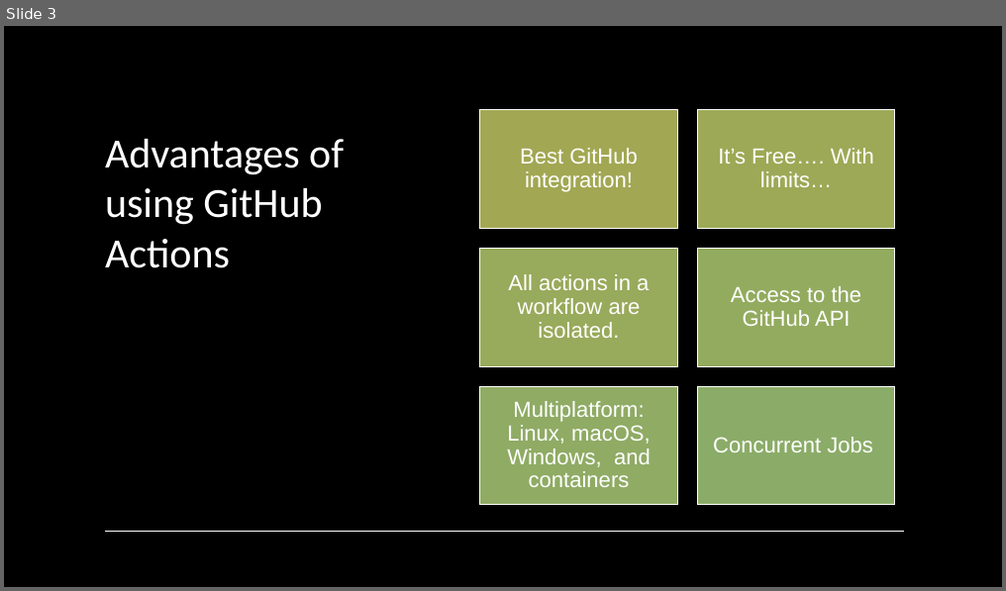
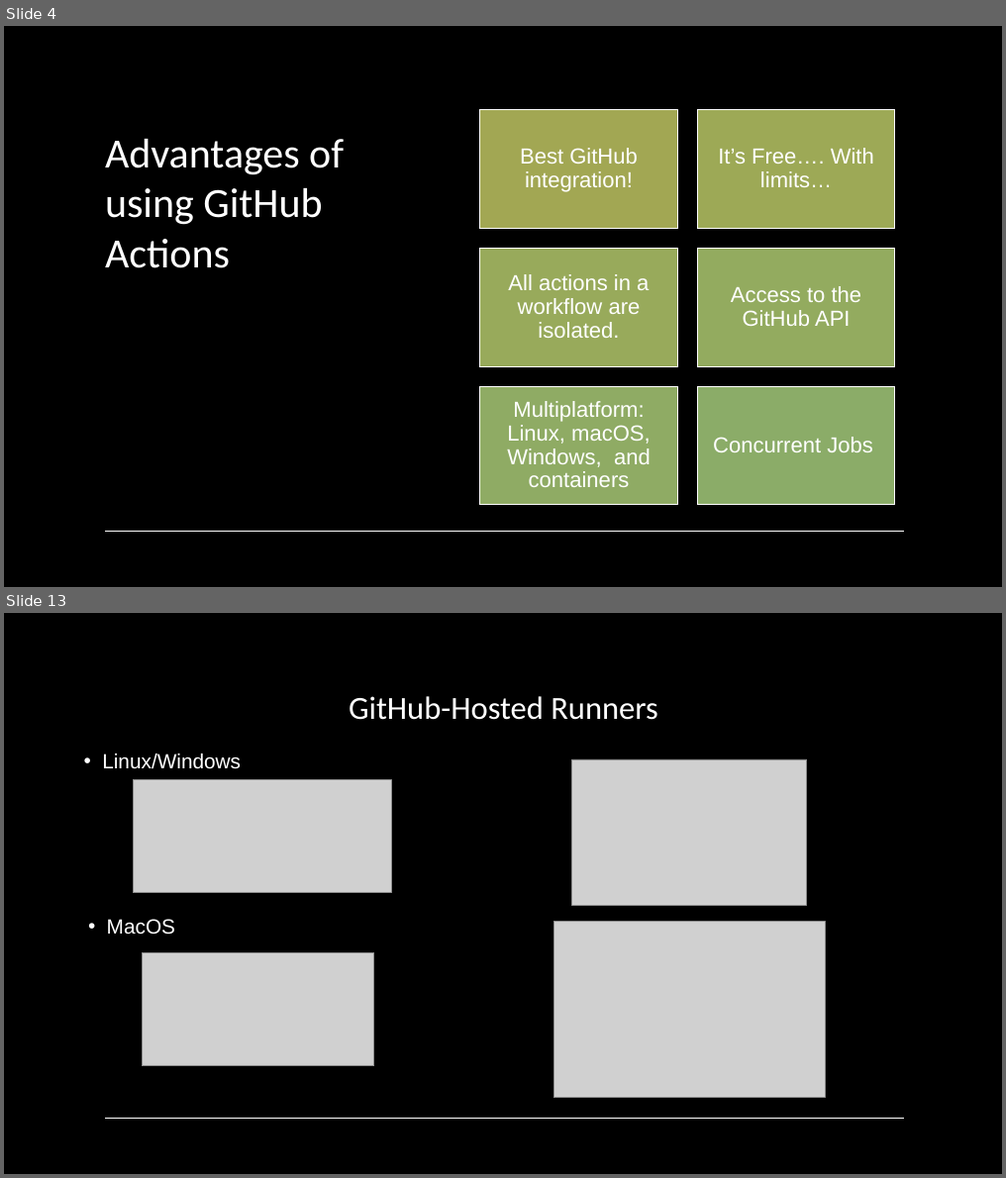
Before and after one commit to pulcher/github-actions-getting-started, a slide deck: getting-started-with-github-actions.pptx. Shown one above the other, each under a label of ours: slide 3 before the commit, slides 4 and 13 after it; the slides between them are not shown. The pictures are 1006x591 and 1006x1178 pixels, drawn with LibreOffice and Linux fonts; fonts in the diff are those of the drawing; grey boxes stand for pictures. Boxes give left, top, right and bottom in pixels: in the first picture for what was removed or moved away, otherwise in the second. Text is boxed around its words. In the diff, an @@ line names an element or a change of style, - is before the commit and + after.

```diff
--- a/getting-started-with-github-actions.pptx
+++ b/getting-started-with-github-actions.pptx
@@ slide 13 added at box(4, 613, 1002, 1174), background #000000; not listed: 2 template elements that a slide beside it also shows @@
@@ rectangle added at box(4, 613, 1002, 1174), fill #000000 @@
@@ title added at box(349, 696, 658, 720), 31 pt, text #FFFFFF @@
+GitHub-Hosted Runners
@@ text added at box(102, 754, 241, 769), 19.8 pt, text #FFFFFF @@
+• Linux/Windows
@@ picture added at box(572, 760, 807, 906) @@
@@ picture added at box(134, 780, 392, 893) @@
@@ text added at box(107, 919, 175, 935), 19.8 pt, text #FFFFFF @@
+• MacOS
@@ picture added at box(553, 922, 825, 1098) @@
@@ picture added at box(142, 953, 374, 1065) @@
@@ line added from (105, 1118) to (904, 1118), #FFFFFF 1 pt @@
@@ what was slide 3 is now slide 4 @@
```
Also in this commit, not shown: 5 slides changed, 8 other slides added, 14 slides removed.
